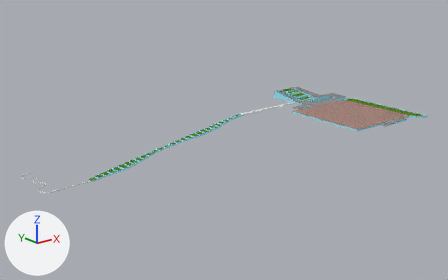
A saved change to the Blender file Utils/Modelos/Escada3.blend.
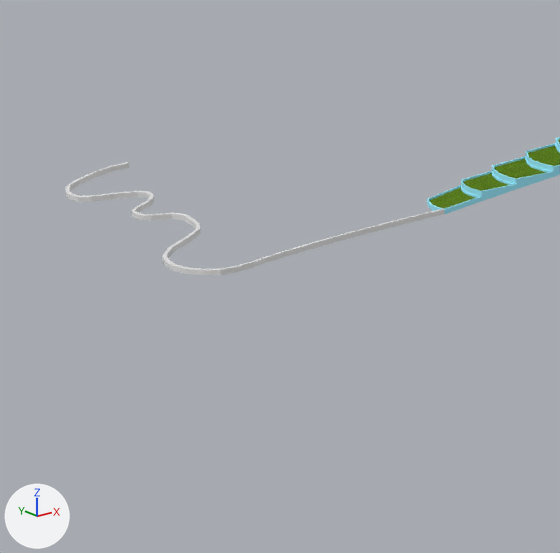
The first picture shows the older version from a 50 mm lens placed at (-179.1, -148.7, 56.0), pointed at (-58.6, 1.9, -4.2). The close-ups show both versions on the part from 2% to 25% of the width and 51% to 88% of the height of that picture; other places that the commit changed are outside them. The lights are fixed; the arrows at lower left show +X, +Y and +Z.

The scene before the commit, as lines of its bpy script (objects in view):
```python
me_cube_003 = bpy.data.meshes.new('Cube.003')
me_cube_003.from_pydata(...)  # 180 vertices, 178 faces; spans x -14.5..1.0, y -0.9..18.3, z -0.5..-0.2
me_plane_002 = bpy.data.meshes.new('Plane.002')
me_plane_002.from_pydata(...)  # 971 vertices, 958 faces; spans x -0.2..10.6, y -2.2..1.4, z -56.0..3.3
# faces by material slot: [838, 120]
me_plane_002.materials.append(mat_paredeazul)  # cyan #9eebff
me_plane_002.materials.append(mat_jardim)
ob_cube_002 = bpy.data.objects.new('Cube.002', me_cube_003)
ob_cube_002.location = (-102.83, 11.0, -10.61)
ob_plane_002 = bpy.data.objects.new('Plane.002', me_plane_002)
ob_plane_002.location = (-98.78, 11.61, -10.91)
ob_plane_002.rotation_euler = (0.0, -1.571, 0.0)  # degrees (0, -90, 0)
```
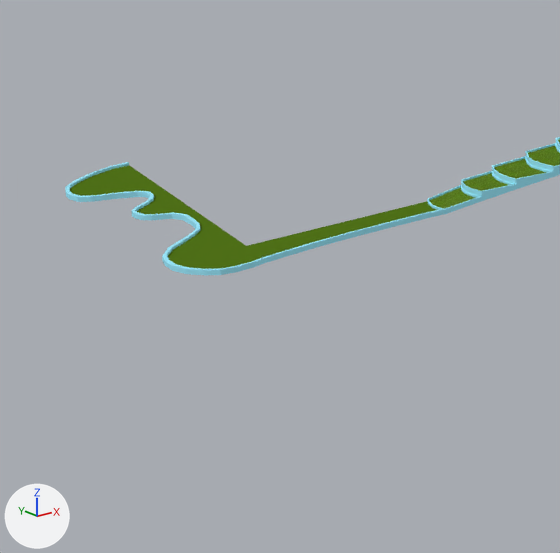
Boxes (x1, y1, x2, y2) around the edits, measured in the close-ups (560 x 553 px):
'Jardins', added
    after: (70, 165, 436, 269)
'Cube.002', deleted
    before: (65, 162, 445, 275)
'Canteiros', added (cyan)
    after: (65, 162, 445, 275)

Patch to the scene script:
```diff
--- a/Utils/Modelos/Escada3.blend.py
+++ b/Utils/Modelos/Escada3.blend.py
@@ me_plane_001_1 @@
+me_plane_001_1.from_pydata(...)  # 209 vertices, 134 faces; spans x -107.2..15.8, y -48.3..11.1, z -12.2..0.8
+me_plane_001_1.materials.append(mat_jardim)
@@ me_cube_001_1 @@
+me_cube_001_1.from_pydata(...)  # 380 vertices, 337 faces; spans x -120.2..3.0, y -1.3..58.3, z -10.7..0.3
+me_cube_001_1.materials.append(mat_paredeazul)  # cyan #9eebff
@@ ob_cube_002 @@
-ob_cube_002 = bpy.data.objects.new('Cube.002', me_cube_003)
-ob_cube_002.location = (-102.83, 11.0, -10.61)
@@ ob_jardins @@
+ob_jardins = bpy.data.objects.new('Jardins', me_plane_001_1)
+ob_jardins.location = (-10.01, 18.13, 1.26)
@@ ob_canteiros @@
+ob_canteiros = bpy.data.objects.new('Canteiros', me_cube_001_1)
+ob_canteiros.location = (2.86, -29.03, -0.33)
```
